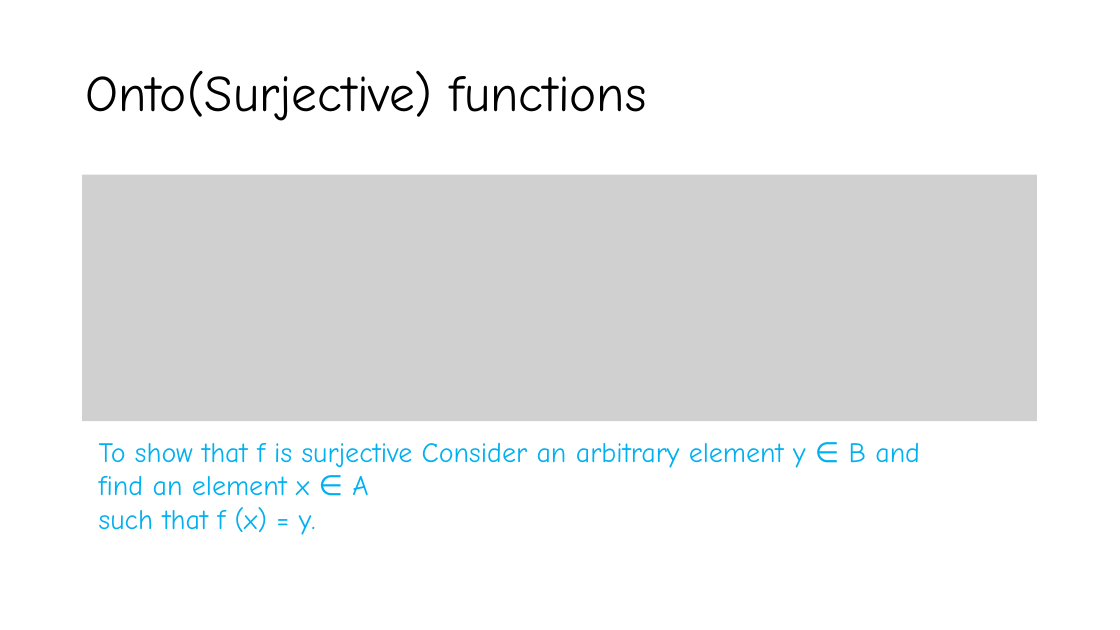
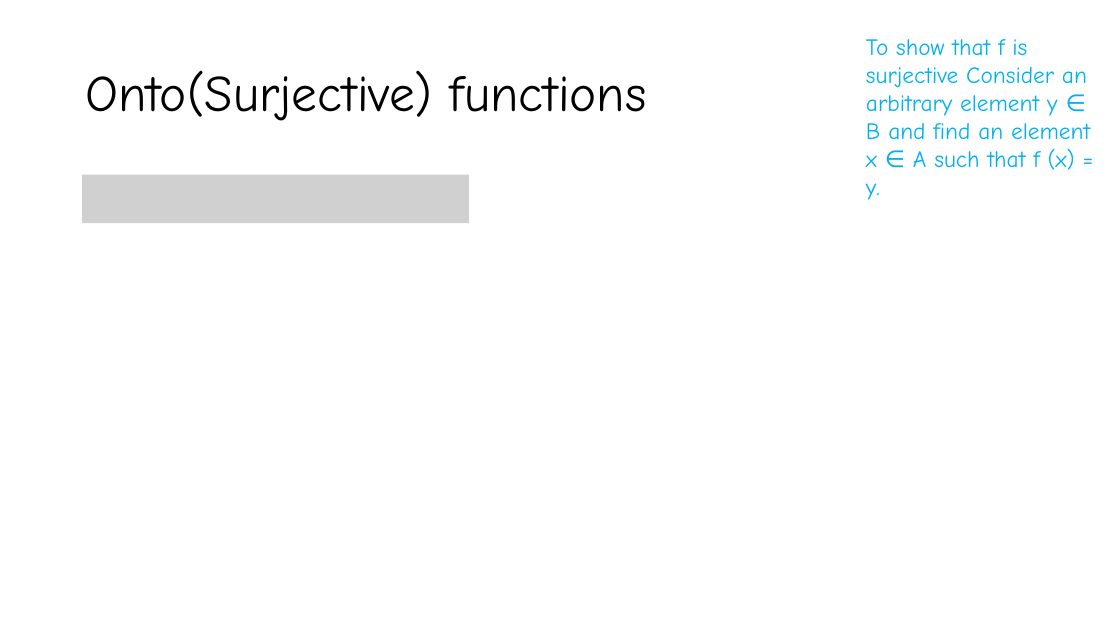
Before and after one commit to YeasirRayhanPrince/yeasirrayhanprince.github.io, a slide deck: slide 13 of cse106/slides/Lecture5.pptx (slide 10 before the commit). Drawn at 1120x630 pixels with LibreOffice and Linux fonts; fonts in the diff are those of the drawing; grey boxes stand for pictures. Boxes give left, top, right and bottom in pixels: in the first picture for what was removed or moved away, otherwise in the second. Text is boxed around its words. In the diff, an @@ line names an element or a change of style, - is before the commit and + after.

```diff
--- a/cse106/slides/Lecture5.pptx
+++ b/cse106/slides/Lecture5.pptx
@@ text at (866,39,1090,200): text changed; size 24 to 20 pt @@
-To show that f is surjective Consider an arbitrary element y ∈ B and find an element x ∈ A
-such that f (x) = y.
+To show that f is surjective Consider an arbitrary element y ∈ B and find an element x ∈ A such that f (x) = y.
@@ picture removed at (82,175,1038,422) @@
@@ picture added at (82,175,469,223) @@
```
Also in this commit, not shown: 6 other slides changed, 5 slides added, 1 slide removed, 6 other files.
